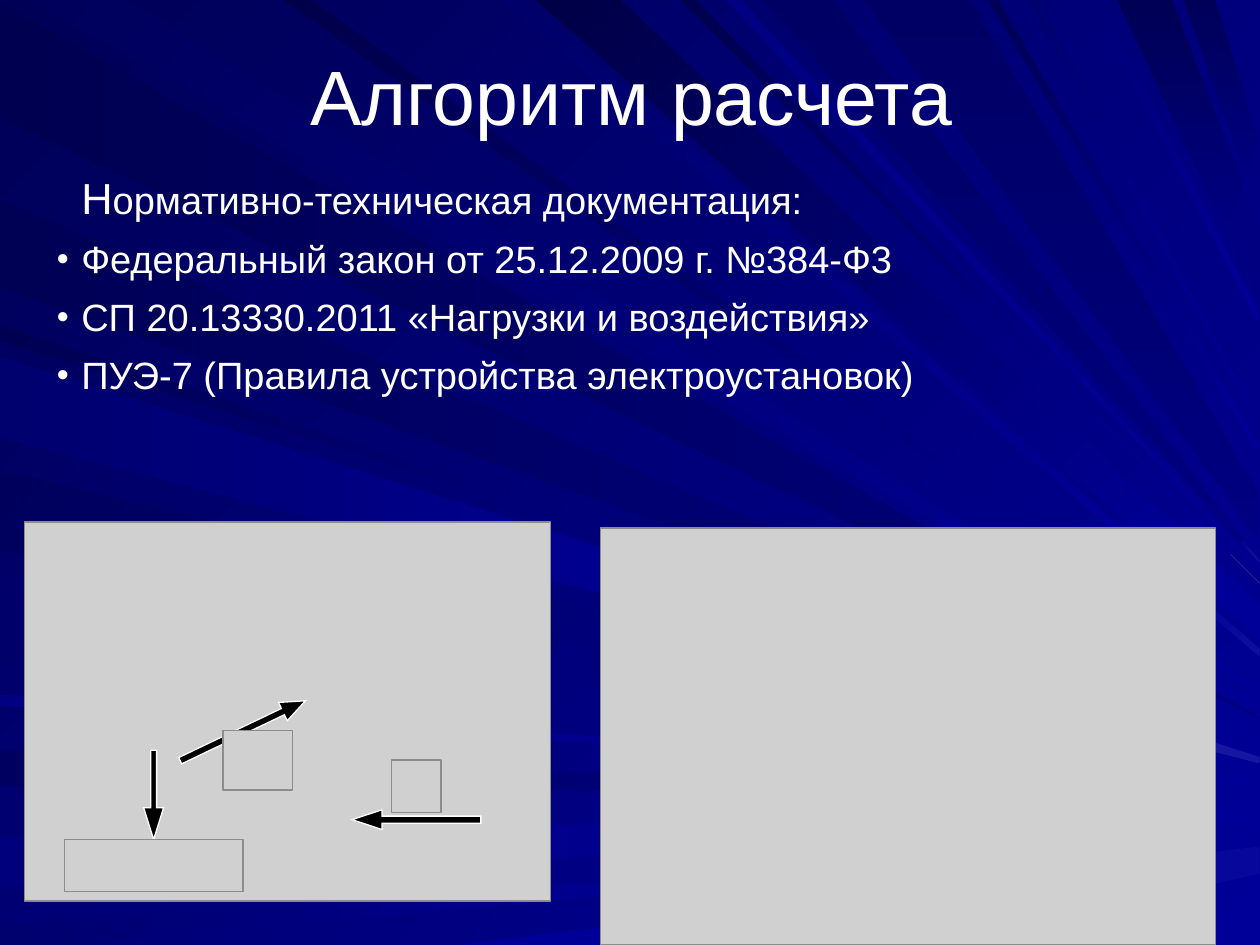
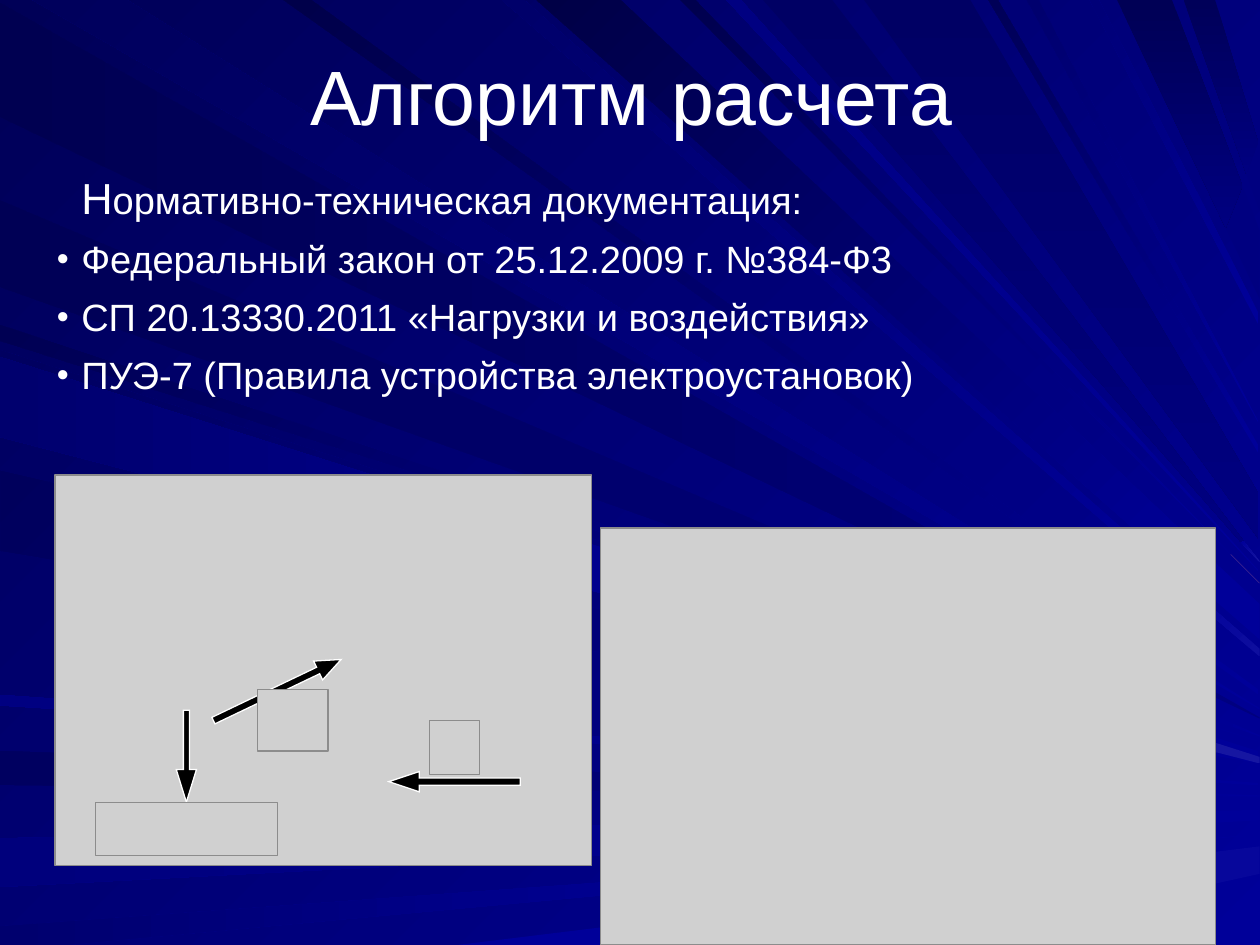
Before and after one commit to aleks311001/Project, a slide deck: slide 5 of Проект.ppt. Drawn at 1260x945 pixels with LibreOffice and Linux fonts; fonts in the diff are those of the drawing; grey boxes stand for pictures. Boxes give left, top, right and bottom in pixels: in the first picture for what was removed or moved away, otherwise in the second. Text is boxed around its words. In the diff, an @@ line names an element or a change of style, - is before the commit and + after.

```diff
--- a/Проект.ppt
+++ b/Проект.ppt
@@ picture: place and size @@
-picture at [223,731,292,790]
+picture at [55,475,592,866]
@@ picture: place and size @@
-picture at [25,522,551,901]
+picture at [257,689,328,751]
@@ picture: place and size @@
-picture at [392,760,441,811]
+picture at [430,721,480,775]
@@ 3 right arrows: place and size @@
-3 right arrows at [143,692,480,840]
+3 right arrows at [176,650,520,802]
@@ proportions changed in 3 elements at [176,710,196,802], [209,650,345,730], [389,771,520,791] @@
@@ picture: place and size @@
-picture at [64,839,243,891]
+picture at [96,803,277,856]
```
Also in this commit, not shown: 1 other slide changed, 6 slides added, 5 slides removed, 21 other files.
